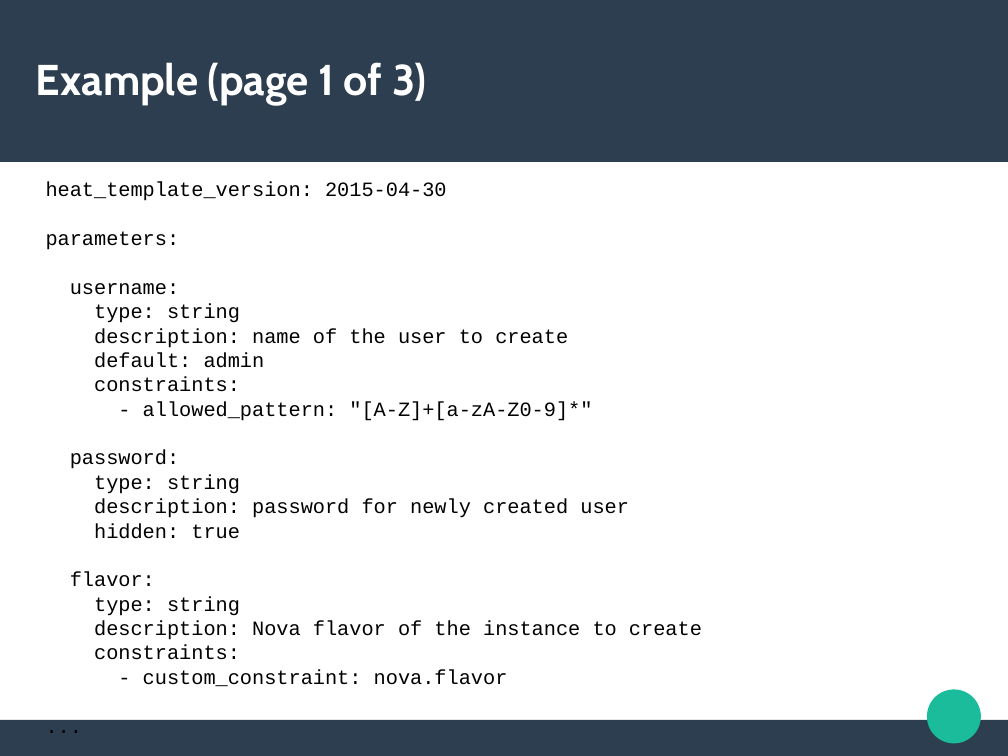
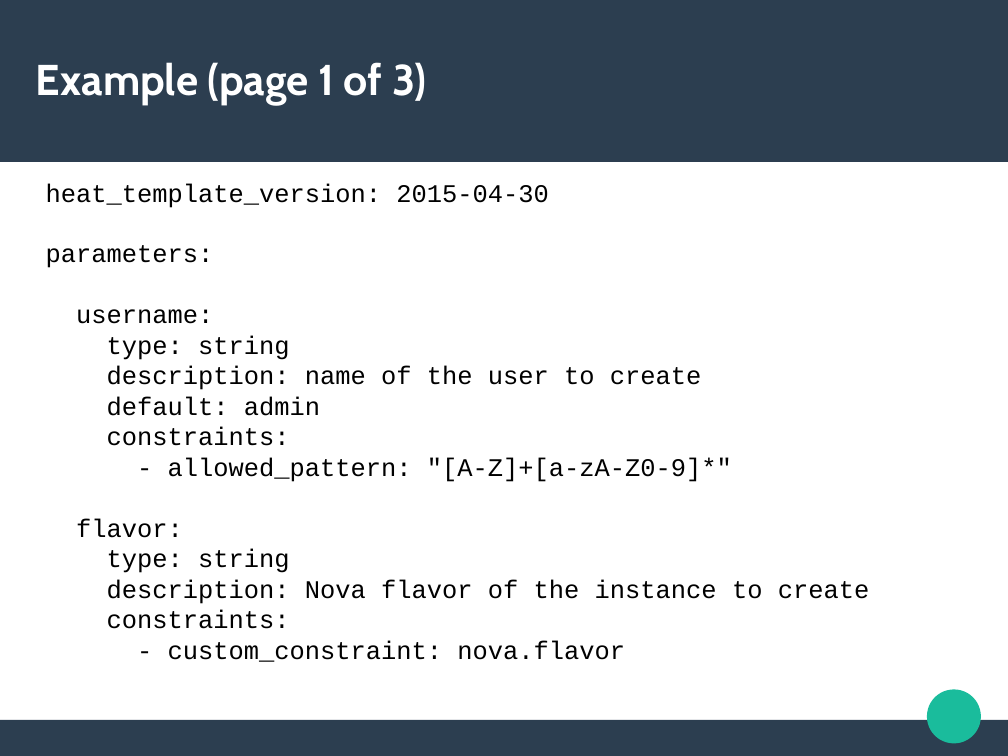
Before and after one commit to jdob/kukri, a slide deck: slide 16 of presentations/devconf-2016/devconf-2016.odp. Drawn at 1008x756 pixels with LibreOffice and Linux fonts; fonts in the diff are those of the drawing. Boxes give left, top, right and bottom in pixels: in the first picture for what was removed or moved away, otherwise in the second. Text is boxed around its words. In the diff, an @@ line names an element or a change of style, - is before the commit and + after.

Commit message:
Tweaks to fonts for readability

```diff
--- a/presentations/devconf-2016/devconf-2016.odp
+++ b/presentations/devconf-2016/devconf-2016.odp
@@ text at box(46, 183, 870, 662): paragraph removed @@
-...
@@ text "heat_template_version: 2015-04-30" at box(46, 183, 870, 662): size 16 to 20 pt @@
@@ text at box(70, 450, 629, 539): paragraphs removed @@
-password:
-type: string
-description: password for newly created user
-hidden: true
```
Also in this commit, not shown: 2 other slides changed.
